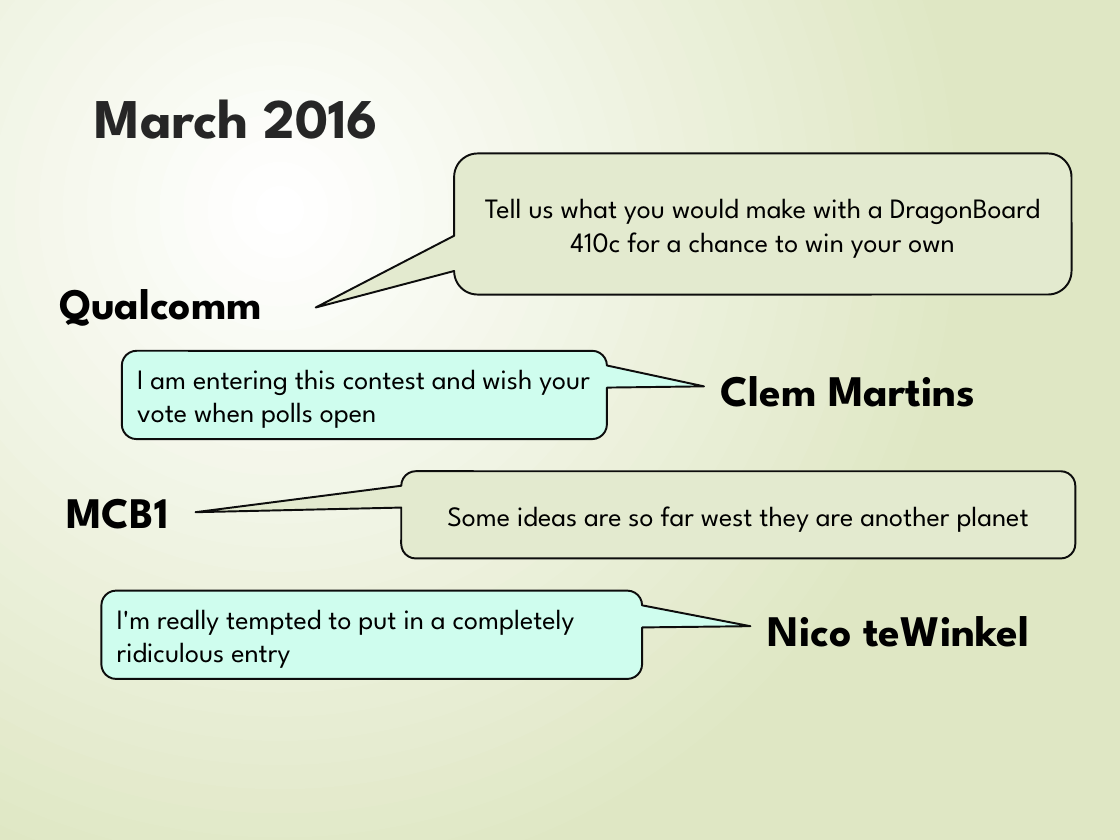
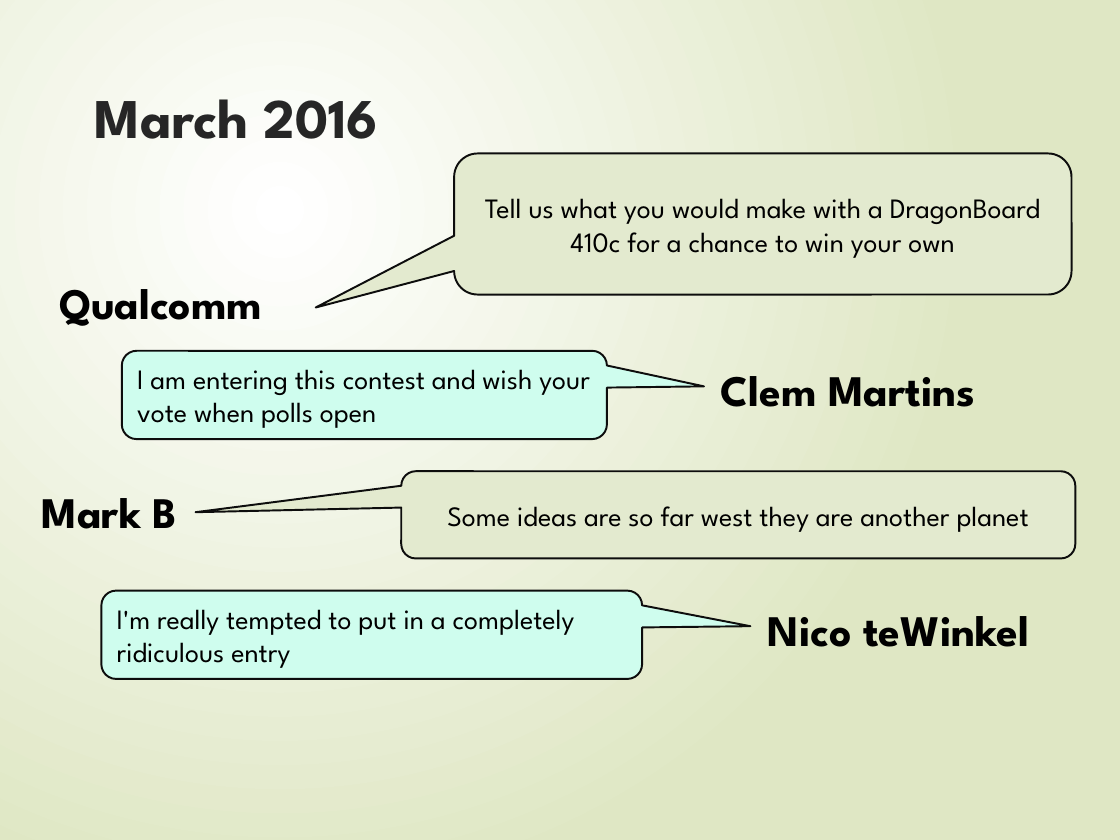
Before and after one commit to Workshopshed/Dragon, a slide deck: slide 4 of HowIEnteredADesignContestByAccident.pptx. Drawn at 1120x840 pixels with LibreOffice and Linux fonts; fonts in the diff are those of the drawing. Boxes give left, top, right and bottom in pixels: in the first picture for what was removed or moved away, otherwise in the second. Text is boxed around its words. In the diff, an @@ line names an element or a change of style, - is before the commit and + after.

Commit message:
Talk
Updated names

```diff
--- a/HowIEnteredADesignContestByAccident.pptx
+++ b/HowIEnteredADesignContestByAccident.pptx
@@ text at <box>42,498,177,529</box>: text changed @@
-MCB1
+Mark B
```
